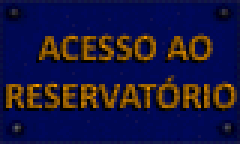
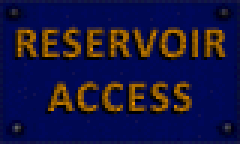
Layered file, before and after one edit (240x144). Changes by layer:
hid group "PT-BR" (3 layers) over [6, 33, 237, 111]
renamed "Texto" to "Text", moved it into group "Editable" over [6, 33, 237, 111]
showed group "Recriation" (2 layers) over [15, 27, 228, 114]
